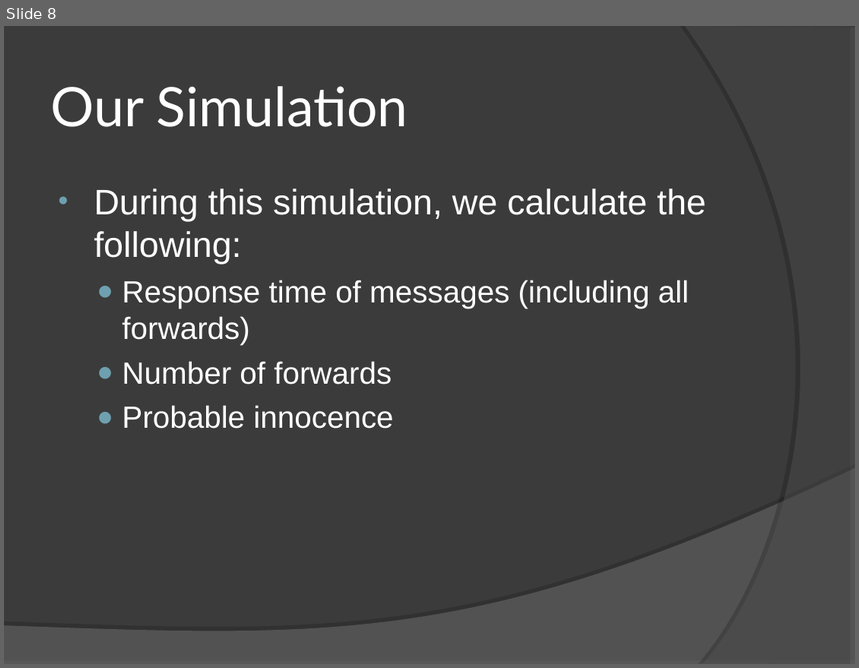
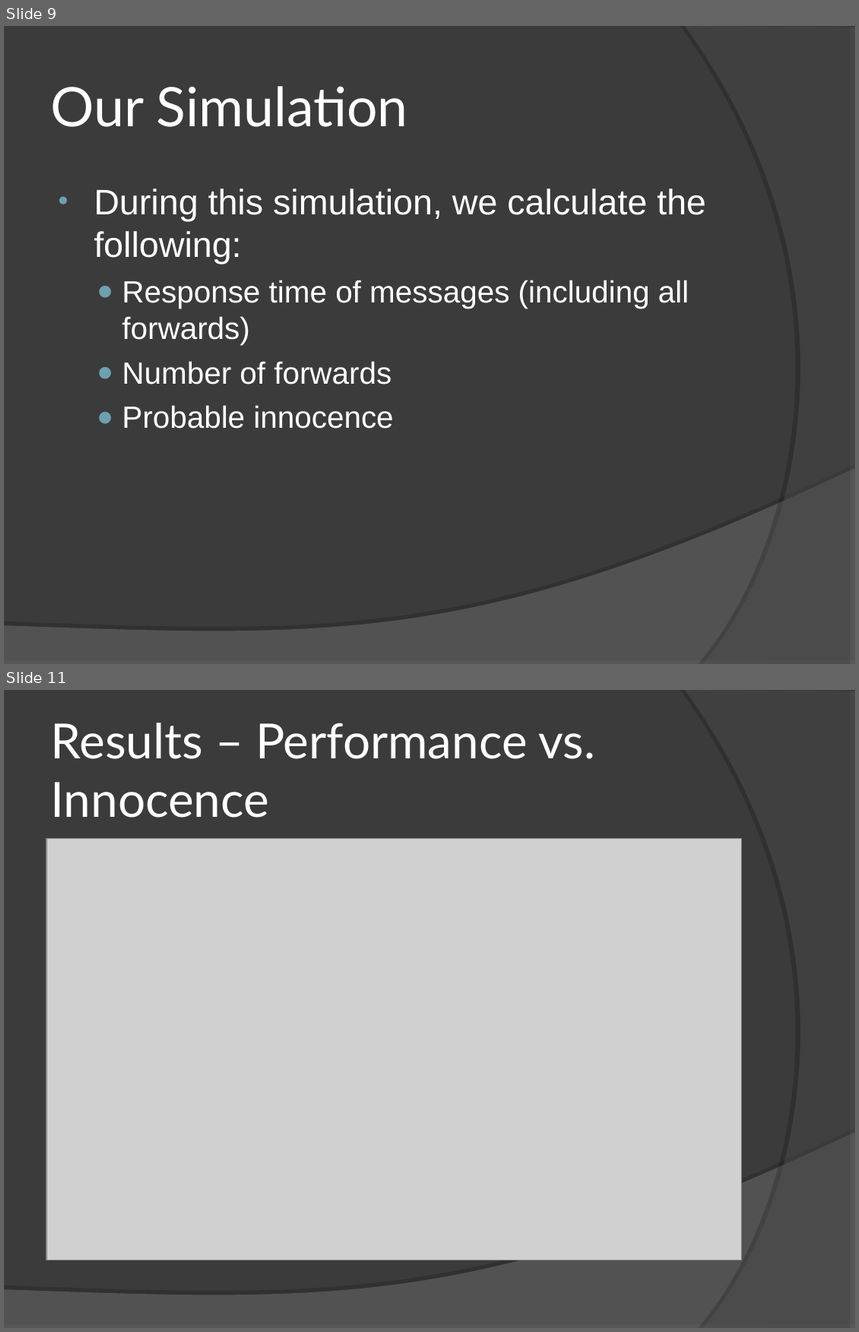
Before and after one commit to jvc11/CrowdsSim, a slide deck: Crowds_YannLindseyJoe.ppt. Shown one above the other, each under a label of ours: slide 8 before the commit, slides 9 and 11 after it; the slides between them are not shown. The pictures are 859x668 and 859x1332 pixels, drawn with LibreOffice and Linux fonts; fonts in the diff are those of the drawing; grey boxes stand for pictures. Boxes give left, top, right and bottom in pixels: in the first picture for what was removed or moved away, otherwise in the second. Text is boxed around its words. In the diff, an @@ line names an element or a change of style, - is before the commit and + after.

```diff
--- a/Crowds_YannLindseyJoe.ppt
+++ b/Crowds_YannLindseyJoe.ppt
@@ slide 11 added at bbox=[4, 690, 855, 1328], background #3B3B3B; not listed: 2 template elements that a slide beside it also shows @@
@@ title added at bbox=[51, 723, 596, 818], 41 pt, text #FFFFFF @@
+Results – Performance vs. Innocence
@@ picture added at bbox=[47, 839, 742, 1260] @@
@@ what was slide 8 is now slide 9 @@
```
Also in this commit, not shown: 5 slides changed, 7 other slides added, 3 slides removed, 1 other file.
